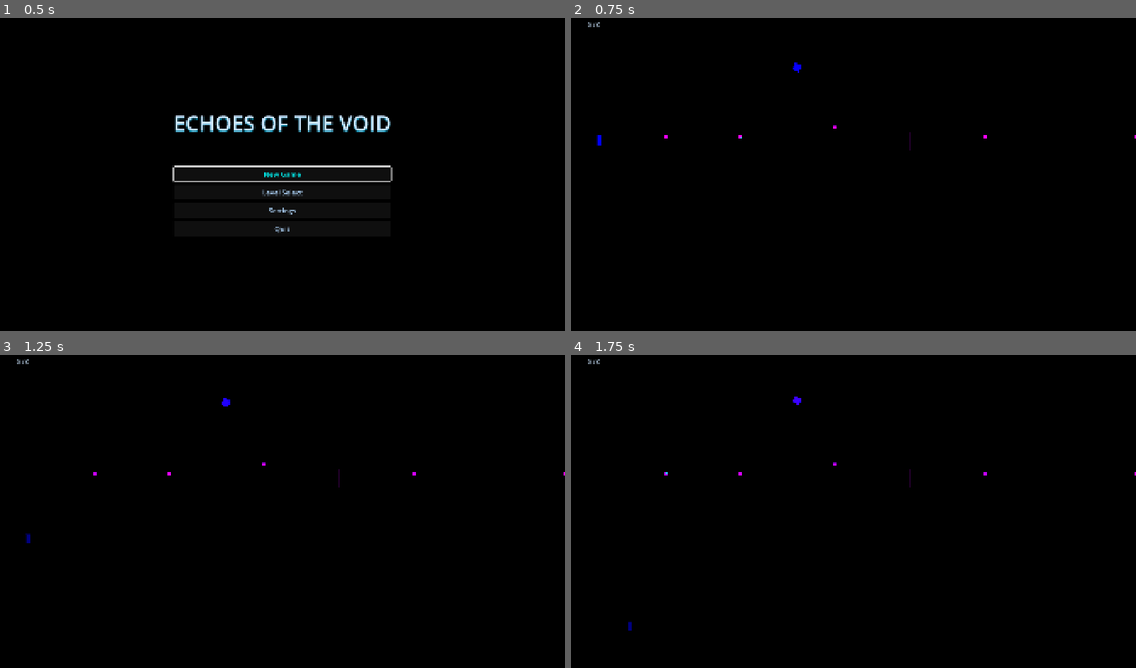
Above: before the commit, frames 1-4 (two rows, left to right).
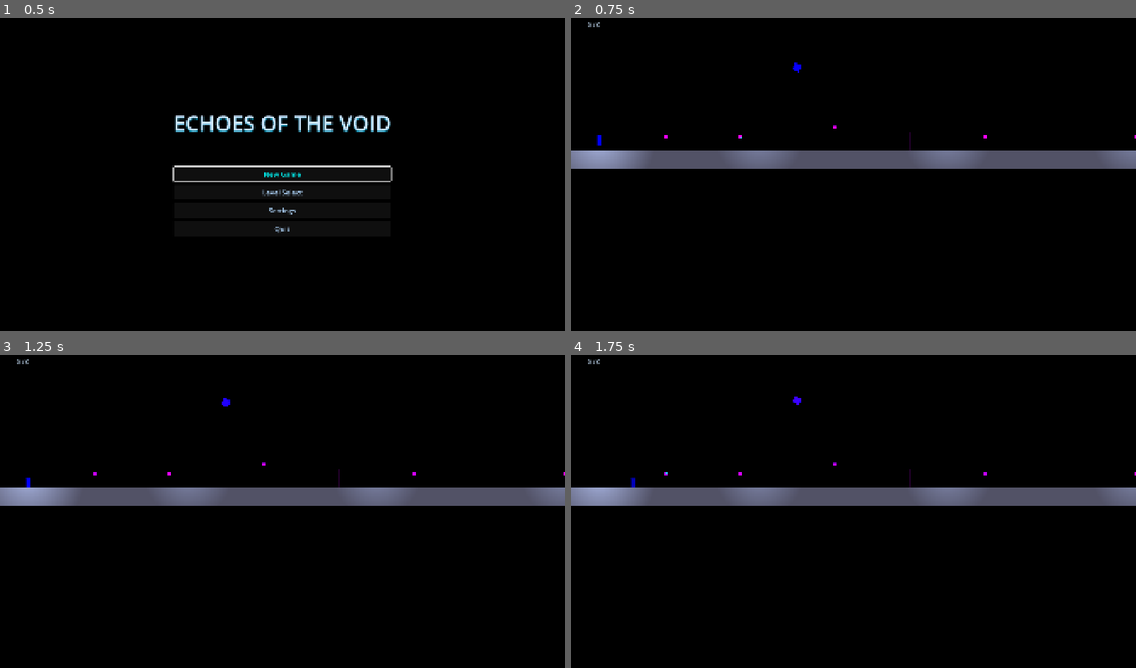
Above: after the commit, the same moments.

Repository: MasuRii/echoes-of-the-void
Game: Godot game, scene res://scenes/ui/main_menu.tscn
Same seed, same stepped clock (60 frames per second), same inputs: the game is played once before the commit and once after it. Sound files missing from this copy of the repository are replaced by a short silence.
Inputs (mouse positions are in pixels of both pictures, inside the frame that each line leads up to):
- Up to frame 1 (0.5 s): no input
- Up to frame 2 (0.75 s): click "New Game" at 0.5 s
- Up to frame 3 (1.25 s): no input
- Up to frame 4 (1.75 s): move the mouse to (977, 492) at 1.27 s; hold D (move_right) from 1.28 s (still down); tap Space (jump) at 1.52 s

Frame 1 is identical in both runs. In frame 2, 5.9% of the frame differs, in the area x 0-100%, y 42-49%; in frame 3, 5.9%, in the area x 0-100%, y 39-61%; in frame 4, 5.9%.

Commit message:
Integrate PlatformGenerator with level_base.gd for runtime geometry
Implement Phase 9.3: Modify level_base.gd to generate procedural level
geometry at runtime using PlatformGenerator and LevelLayouts systems.

Changes to level_base.gd:
- Add auto_generate_geometry export (default true)
- Add level_layout_key export to select layout from LevelLayouts
- Add _generate_level_geometry() called before player spawn in _ready()
- Add _generate_emergency_geometry() fallback for missing layouts
- Preload PlatformGenerator and LevelLayouts classes

The level base now automatically generates platforms, walls, and one-way
platforms from layout data before spawning the player, ensuring players
have ground to stand on when levels load.

Diff:
--- a/scenes/levels/level_base.gd
+++ b/scenes/levels/level_base.gd
@@ -5,6 +5,10 @@
 ## Provides common level functionality: spawn points, collectibles tracking,
 ## level exit handling, and camera limits configuration.
 ## Extend or use this scene as a base for individual levels.
+
+# Preload procedural generation systems
+const PlatformGeneratorClass := preload("res://scripts/systems/platform_generator.gd")
+const LevelLayoutsClass := preload("res://scripts/data/level_layouts.gd")
 
 # Signals
 signal level_started
@@ -16,6 +20,12 @@
 @export var level_name: String = "Unnamed Level"
 ## Path to the next level scene. Empty if this is the last level.
 @export_file("*.tscn") var next_level: String = ""
+
+@export_group("Procedural Geometry")
+## Enable automatic geometry generation from level layouts.
+@export var auto_generate_geometry: bool = true
+## Key to look up layout data (e.g., "LEVEL_01", "LEVEL_02").
+@export var level_layout_key: String = ""
 
 @export_group("Collectibles")
 ## Total number of light shards in this level.
@@ -46,6 +56,9 @@
 # HUD reference
 var _hud: CanvasLayer = null
 
+# Container for generated geometry
+var _generated_geometry: Node2D = null
+
 # Cached node references
 @onready var player_spawn: Marker2D = $PlayerSpawn
 @onready var level_exit: Area2D = $LevelExit
@@ -58,6 +71,7 @@
 
 func _ready() -> void:
 	_connect_events()
+	_generate_level_geometry()  # Generate geometry BEFORE player spawn
 	_setup_level()
 	_spawn_player()
 	_spawn_hud()
@@ -80,6 +94,77 @@
 func _setup_level() -> void:
 	"""Virtual method for level-specific setup. Override in subclasses."""
 	pass
+
+
+func _generate_level_geometry() -> void:
+	"""Generate procedural level geometry from layout data."""
+	if not auto_generate_geometry:
+		return
+
+	# Create container for generated geometry
+	_generated_geometry = Node2D.new()
+	_generated_geometry.name = "GeneratedGeometry"
+	add_child(_generated_geometry)
+	# Move to front so it's behind other elements
+	move_child(_generated_geometry, 0)
+
+	# Try to load layout from level_layouts.gd
+	var layout: Variant = null
+	if level_layout_key != "":
+		layout = LevelLayoutsClass.get_layout(level_layout_key)
+
+	if layout == null:
+		# No layout defined - generate emergency ground at spawn
+		push_warning("LevelBase: No layout found for key '%s', generating emergency ground" % level_layout_key)
+		_generate_emergency_geometry()
+		return
+
+	# Validate layout
+	if not LevelLayoutsClass.validate_layout(layout):
+		push_warning("LevelBase: Invalid layout for '%s', generating emergency ground" % level_layout_key)
+		_generate_emergency_geometry()
+		return
+
+	# Generate platforms from layout data
+	var platform_count: int = 0
+	for platform_data: Dictionary in layout["platforms"]:
+		var pos: Vector2 = platform_data.get("pos", Vector2.ZERO)
+		var size: Vector2 = platform_data.get("size", Vector2(64, 32))
+		PlatformGeneratorClass.create_platform(_generated_geometry, pos, size)
+		platform_count += 1
+
+	# Generate walls from layout data
+	var wall_count: int = 0
+	for wall_data: Dictionary in layout["walls"]:
+		var pos: Vector2 = wall_data.get("pos", Vector2.ZERO)
+		var height: float = wall_data.get("height", 128.0)
+		var side: String = wall_data.get("side", "left")
+		PlatformGeneratorClass.create_wall(_generated_geometry, pos, height, side)
+		wall_count += 1
+
+	# Generate one-way platforms from layout data
+	var one_way_count: int = 0
+	for one_way_data: Dictionary in layout["one_way_platforms"]:
+		var pos: Vector2 = one_way_data.get("pos", Vector2.ZERO)
+		var width: float = one_way_data.get("width", 96.0)
+		PlatformGeneratorClass.create_one_way_platform(_generated_geometry, pos, width)
+		one_way_count += 1
+
+	print("LevelBase: Generated geometry for '%s' - %d platforms, %d walls, %d one-way" % [
+		level_layout_key, platform_count, wall_count, one_way_count
+	])
+
+
+func _generate_emergency_geometry() -> void:
+	"""Generate emergency ground platform at spawn position as fallback."""
+	if player_spawn == null:
+		push_error("LevelBase: Cannot generate emergency geometry - no spawn point!")
+		return
+
+	# Create a ground platform below the spawn point
+	var spawn_y: float = player_spawn.global_position.y + 32.0  # Slightly below spawn
+	PlatformGeneratorClass.create_emergency_ground(_generated_geometry, spawn_y)
+	print("LevelBase: Generated emergency ground at Y=%.0f" % spawn_y)
 
 
 func _spawn_player() -> void:
Not shown, changed: plan.md
